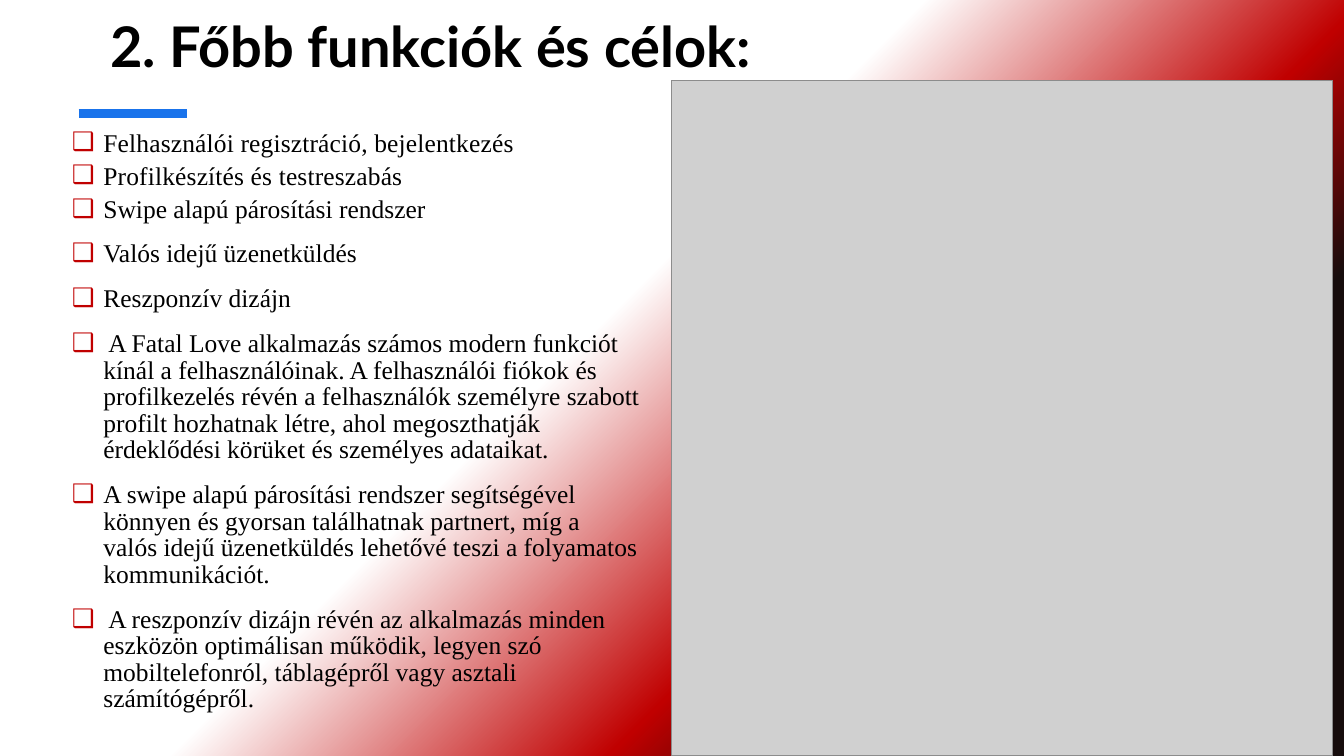
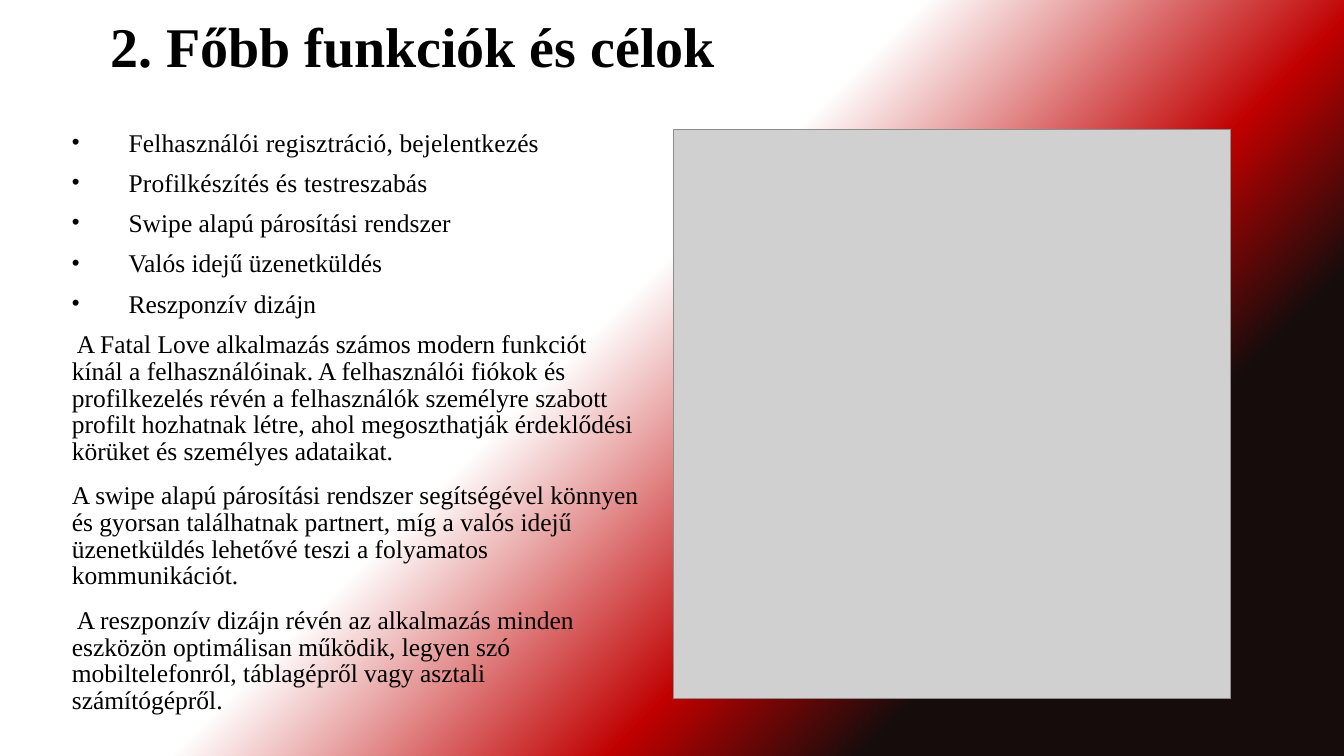
Before and after one commit to DerSandor/Tarskereso, a slide deck: slide 3 of FATAL LOVE.pptx. Drawn at 1344x756 pixels with LibreOffice and Linux fonts; fonts in the diff are those of the drawing; grey boxes stand for pictures. Boxes give left, top, right and bottom in pixels: in the first picture for what was removed or moved away, otherwise in the second. Text is boxed around its words. In the diff, an @@ line names an element or a change of style, - is before the commit and + after.

```diff
--- a/FATAL LOVE.pptx
+++ b/FATAL LOVE.pptx
@@ title at (x1=110, y1=27, x2=714, y2=68): text changed; font Lato to Times New Roman @@
-2. Főbb funkciók és célok:
+2. Főbb funkciók és célok
@@ text "Felhasználói regisztráció, bejelentkezés" at (x1=72, y1=134, x2=638, y2=715): bullet ❑ to •; more space between paragraphs; bullet colour #C00000 to #000000; less space between paragraphs; bullet ❑ to none @@
@@ line removed from (79, 114) to (187, 114) @@
@@ picture resized from (x1=673, y1=81, x2=1333, y2=756) to (x1=674, y1=129, x2=1231, y2=699) @@
```
Also in this commit, not shown: 13 other slides changed.
